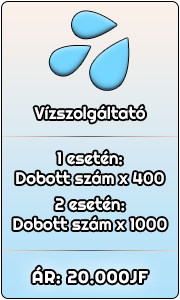
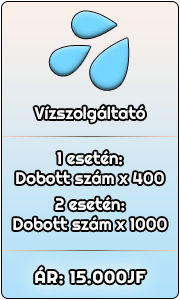
Layered file, before and after one edit (180 × 300). Changes by layer:
renamed "ÁR: 20.000JF" to "ÁR: 15.000JF", painted on it over [32, 266, 148, 284]
